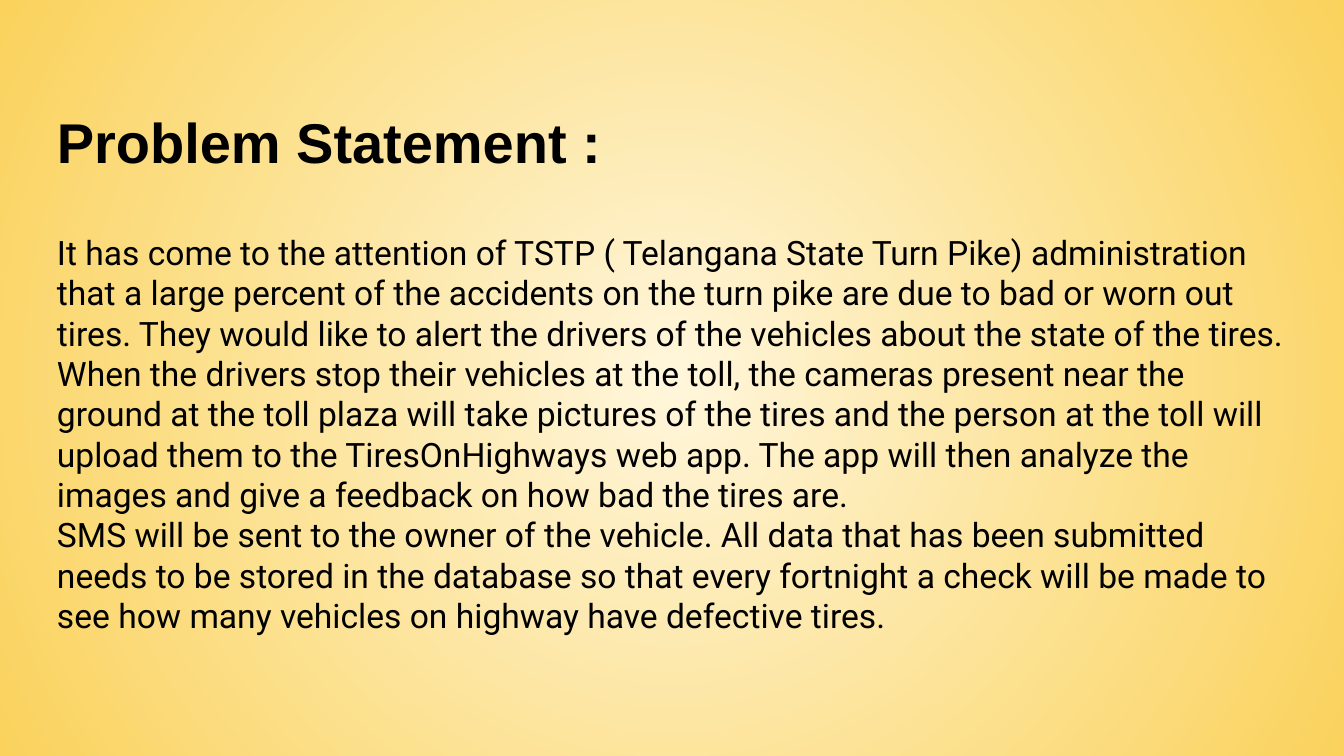
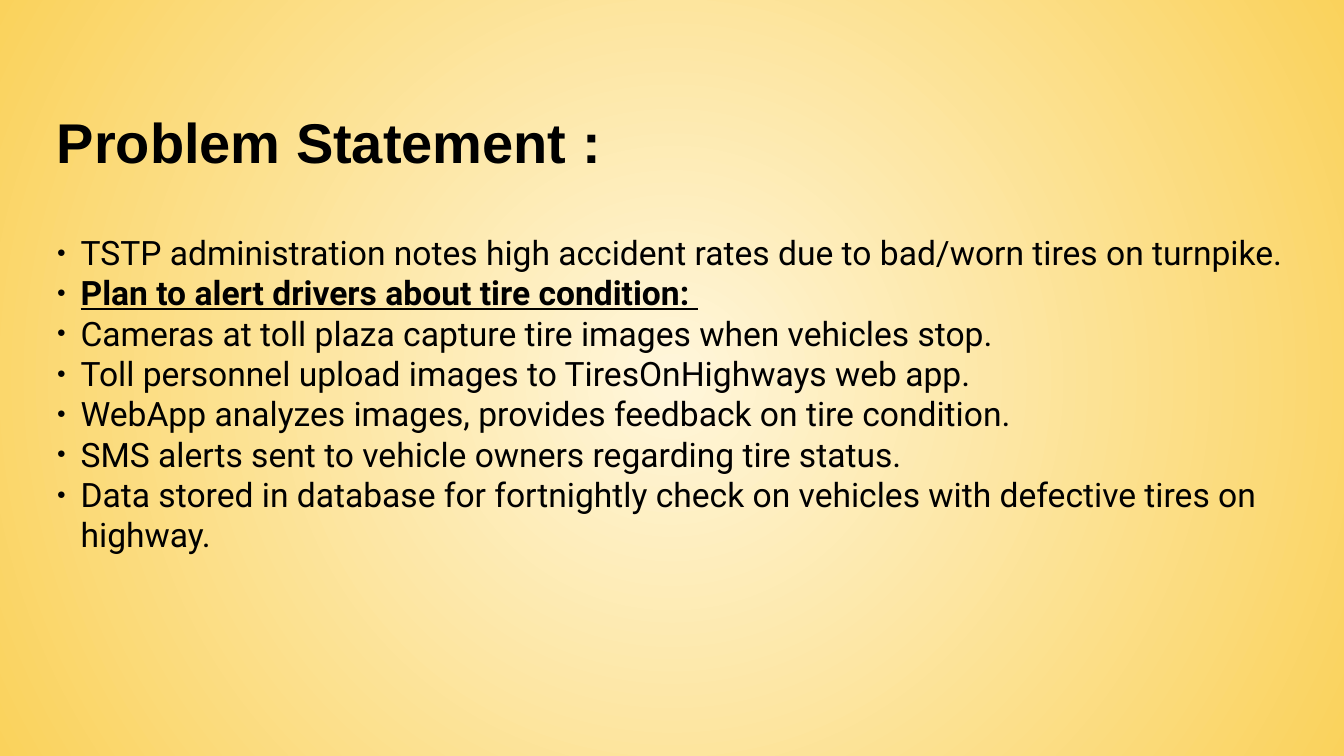
Before and after one commit to krishnamanojpvr/toh_local, a slide deck: slide 2 of TOH.pptx. Drawn at 1344x756 pixels with LibreOffice and Linux fonts; fonts in the diff are those of the drawing. Boxes give left, top, right and bottom in pixels: in the first picture for what was removed or moved away, otherwise in the second. Text is boxed around its words. In the diff, an @@ line names an element or a change of style, - is before the commit and + after.

```diff
--- a/TOH.pptx
+++ b/TOH.pptx
@@ text at (x1=81, y1=239, x2=1282, y2=554): text changed @@
-It has come to the attention of TSTP ( Telangana State Turn Pike) administration that a large percent of the accidents on the turn pike are due to bad or worn out tires. They would like to alert the drivers of the vehicles about the state of the tires. When the drivers stop their vehicles at the toll, the cameras present near the ground at the toll plaza will take pictures of the tires and the person at the toll will upload them to the TiresOnHighways web app. The app will then analyze the images and give a feedback on how bad the tires are.
-SMS will be sent to the owner of the vehicle. All data that has been submitted needs to be stored in the database so that every fortnight a check will be made to see how many vehicles on highway have defective tires.
+● TSTP administration notes high accident rates due to bad/worn tires on turnpike.
+● Plan to alert drivers about tire condition:
+● Cameras at toll plaza capture tire images when vehicles stop.
+● Toll personnel upload images to TiresOnHighways web app.
+● WebApp analyzes images, provides feedback on tire condition.
+● SMS alerts sent to vehicle owners regarding tire status.
+● Data stored in database for fortnightly check on vehicles with defective tires on highway.
```
Also in this commit, not shown: 4 other slides changed, 2 other files.
